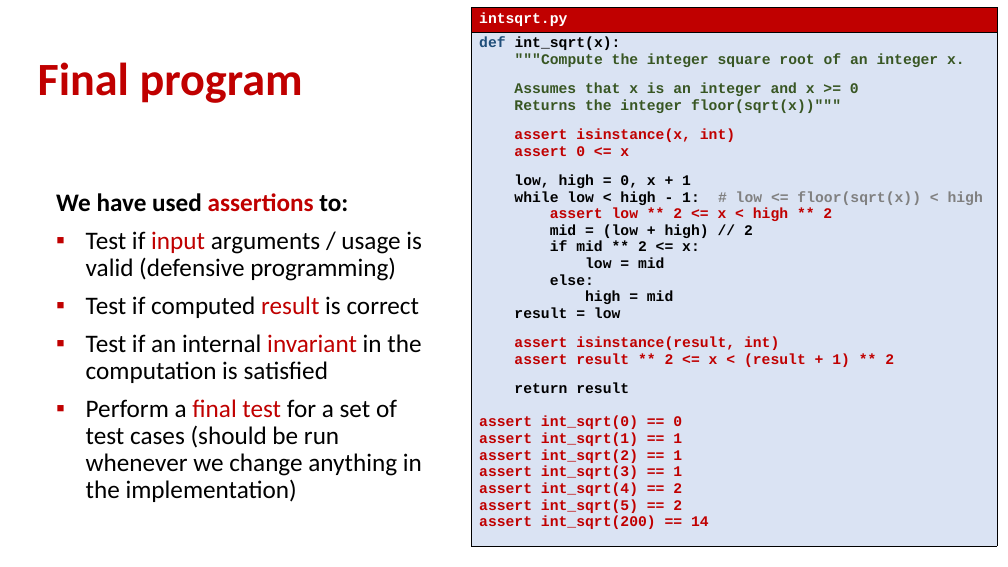
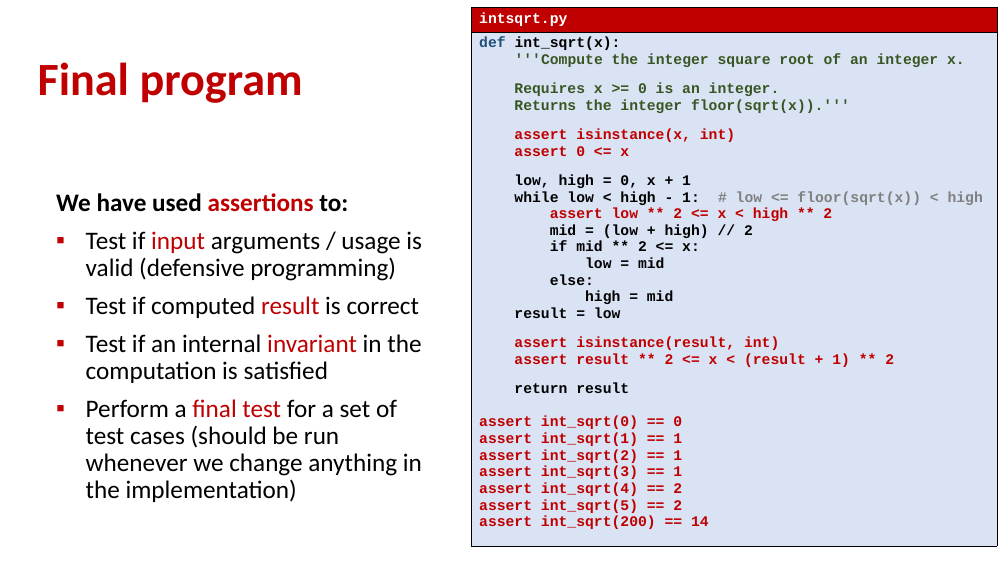
Before and after one commit to gsbrodal/gsbrodal.github.io, a slide deck: slide 17 of ipsa/slides/testing.pptx (slide 16 before the commit). Drawn at 1008x567 pixels with LibreOffice and Linux fonts; fonts in the diff are those of the drawing. Boxes give left, top, right and bottom in pixels: in the first picture for what was removed or moved away, otherwise in the second. Text is boxed around its words. In the diff, an @@ line names an element or a change of style, - is before the commit and + after.

```diff
--- a/ipsa/slides/testing.pptx
+++ b/ipsa/slides/testing.pptx
@@ table at box(472, 8, 997, 562) @@
@@ row 2, column 1: "def int_sqrt(x): / """Compute the integer square root of an integer x. / Assumes that x is an integer and x >= 0 / Returns the integer floor(sqrt(x))""" / assert isinstance(x, int) / assert 0 <= x / low, high = 0, x + 1 / while low < high - 1: # low <= floor(sqrt(x)) < high / assert low ** 2 <= x < high ** 2 / mid = (low + high) // 2 / if mid ** 2 <= x: / low = mid / else: / high = mid / result = low / assert isinstance(result, int) / assert result ** 2 <= x < (result + 1) ** 2 / return result / assert int_sqrt(0) == 0 / assert int_sqrt(1) == 1 / assert int_sqrt(2) == 1 / assert int_sqrt(3) == 1 / assert int_sqrt(4) == 2 / assert int_sqrt(5) == 2 / assert int_sqrt(200) == 14" to "def int_sqrt(x): / '''Compute the integer square root of an integer x. / Requires x >= 0 is an integer. / Returns the integer floor(sqrt(x)).''' / assert isinstance(x, int) / assert 0 <= x / low, high = 0, x + 1 / while low < high - 1: # low <= floor(sqrt(x)) < high / assert low ** 2 <= x < high ** 2 / mid = (low + high) // 2 / if mid ** 2 <= x: / low = mid / else: / high = mid / result = low / assert isinstance(result, int) / assert result ** 2 <= x < (result + 1) ** 2 / return result / assert int_sqrt(0) == 0 / assert int_sqrt(1) == 1 / assert int_sqrt(2) == 1 / assert int_sqrt(3) == 1 / assert int_sqrt(4) == 2 / assert int_sqrt(5) == 2 / assert int_sqrt(200) == 14" @@
```
Also in this commit, not shown: 19 other slides changed, 3 slides added, 1 slide removed, 4 other files.
